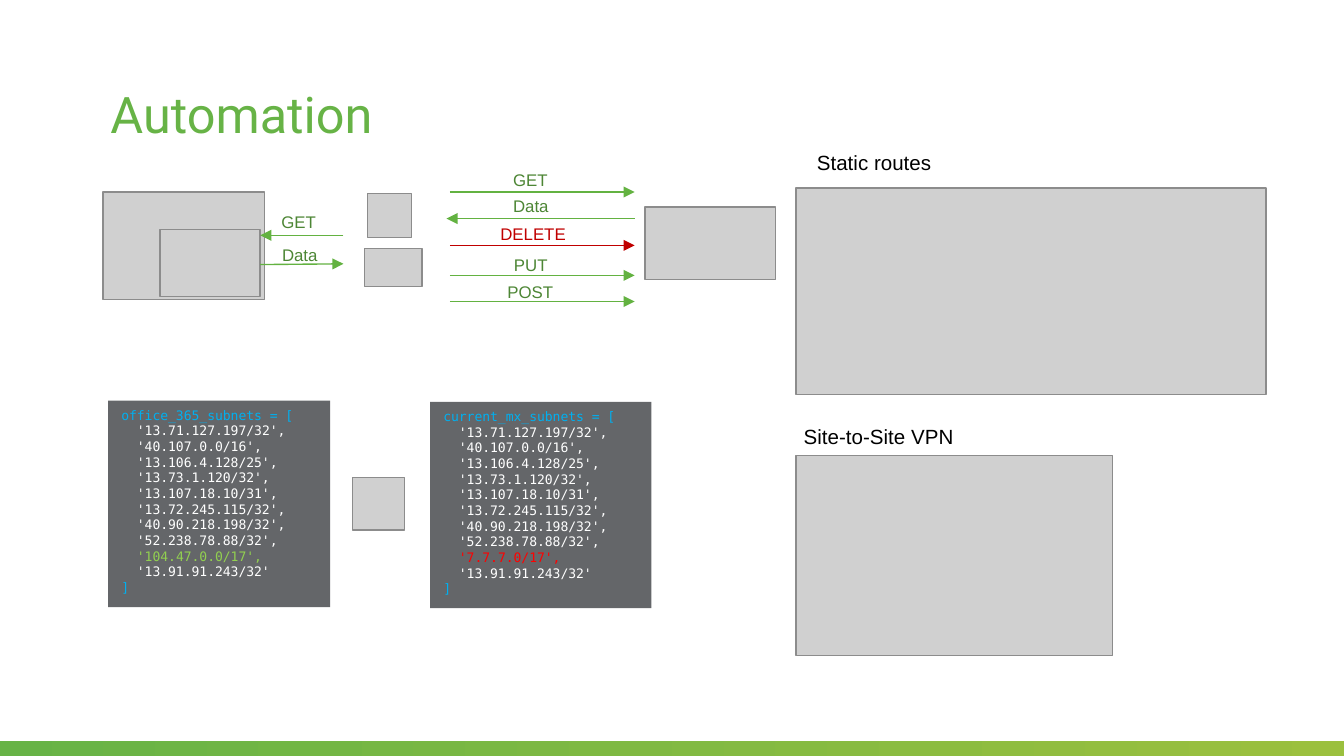
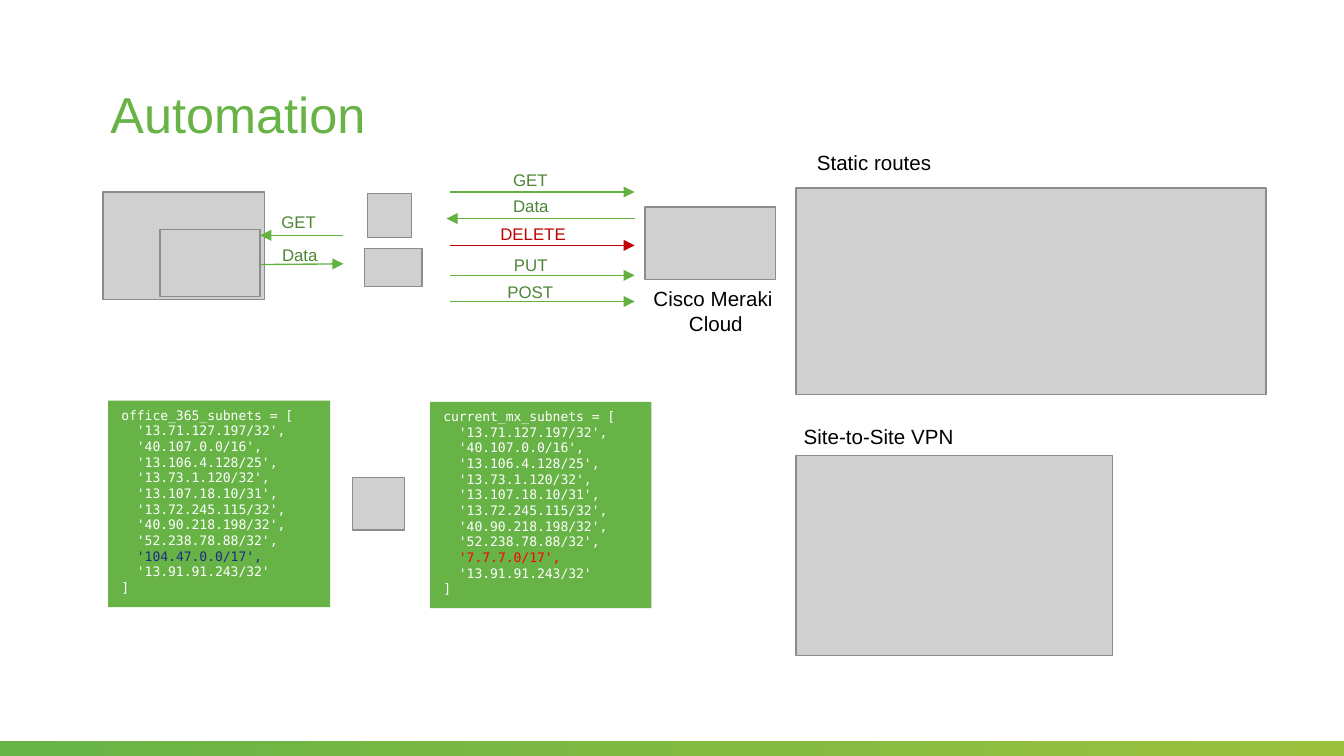
Before and after one commit to SalnikovAndrey/performance-based-routing-to-office-365-over-meraki-sd-wan, a slide deck: slide 4 of Problem-Solution overview.pptx. Drawn at 1344x756 pixels with LibreOffice and Linux fonts; fonts in the diff are those of the drawing; grey boxes stand for pictures; background and template pictures are left out. Boxes give left, top, right and bottom in pixels: in the first picture for what was removed or moved away, otherwise in the second. Text is boxed around its words. In the diff, an @@ line names an element or a change of style, - is before the commit and + after.

```diff
--- a/Problem-Solution overview.pptx
+++ b/Problem-Solution overview.pptx
@@ title "Automation" at box(110, 96, 365, 134): font Roboto to Arial @@
@@ text added at box(653, 291, 773, 332), 11 pt, text #000000 @@
+Cisco Meraki
+Cloud
@@ rectangle "office_365_subnets = [" at box(108, 401, 329, 607): fill #646669 to #67B346 @@
@@ text in rectangle at box(121, 410, 262, 563): text colour #00B0F0 to #FFFFFF in "office_365_subnets = [", "]"; text colour #92D050 to #192C88 in "'104.47.0.0/17'," @@
@@ rectangle "current_mx_subnets = [" at box(430, 402, 652, 609): fill #646669 to #67B346 @@
@@ text in rectangle at box(443, 411, 584, 424): text colour #00B0F0 to #FFFFFF in "current_mx_subnets = [", "]" @@
```
Also in this commit, not shown: 4 other slides changed, 5 other files.
